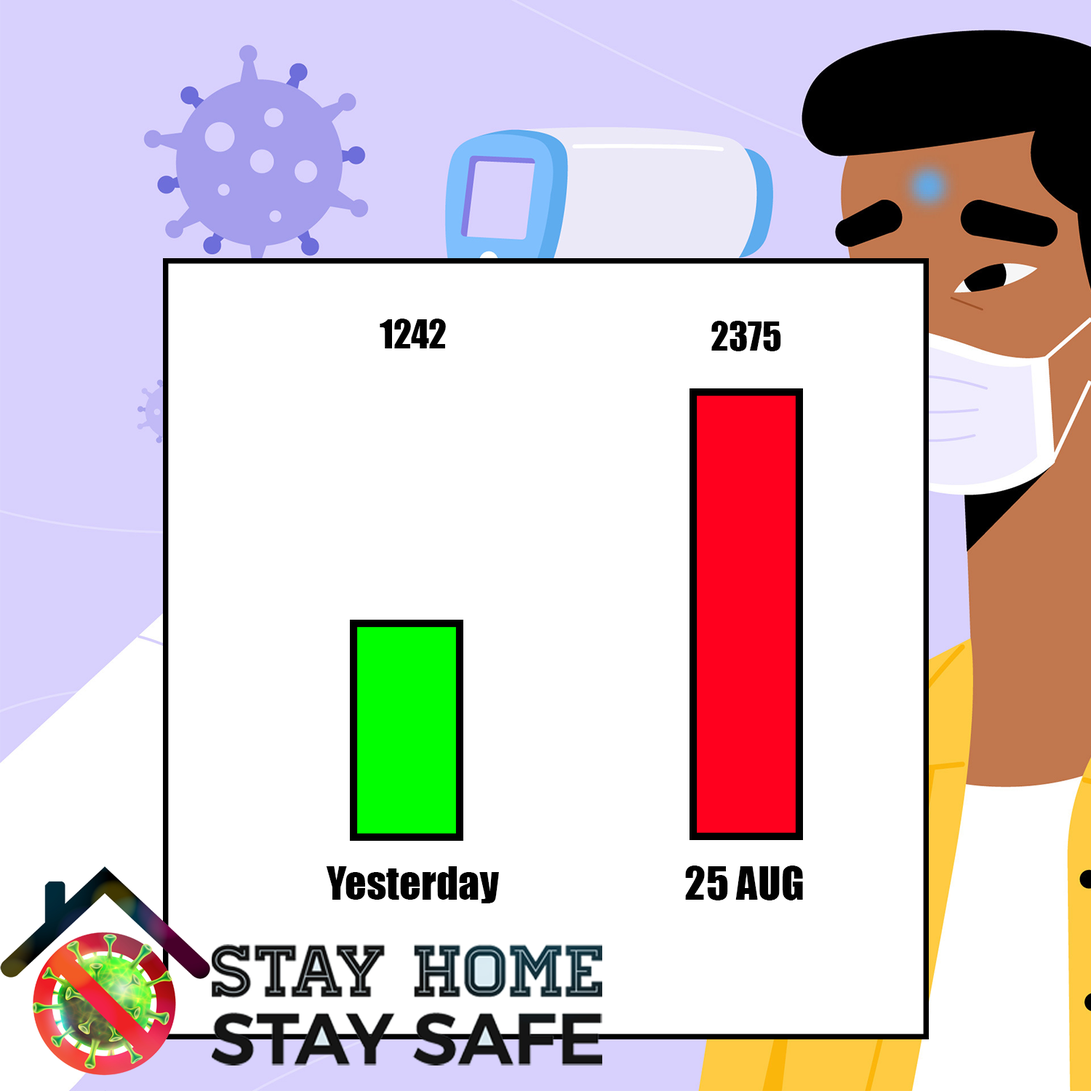
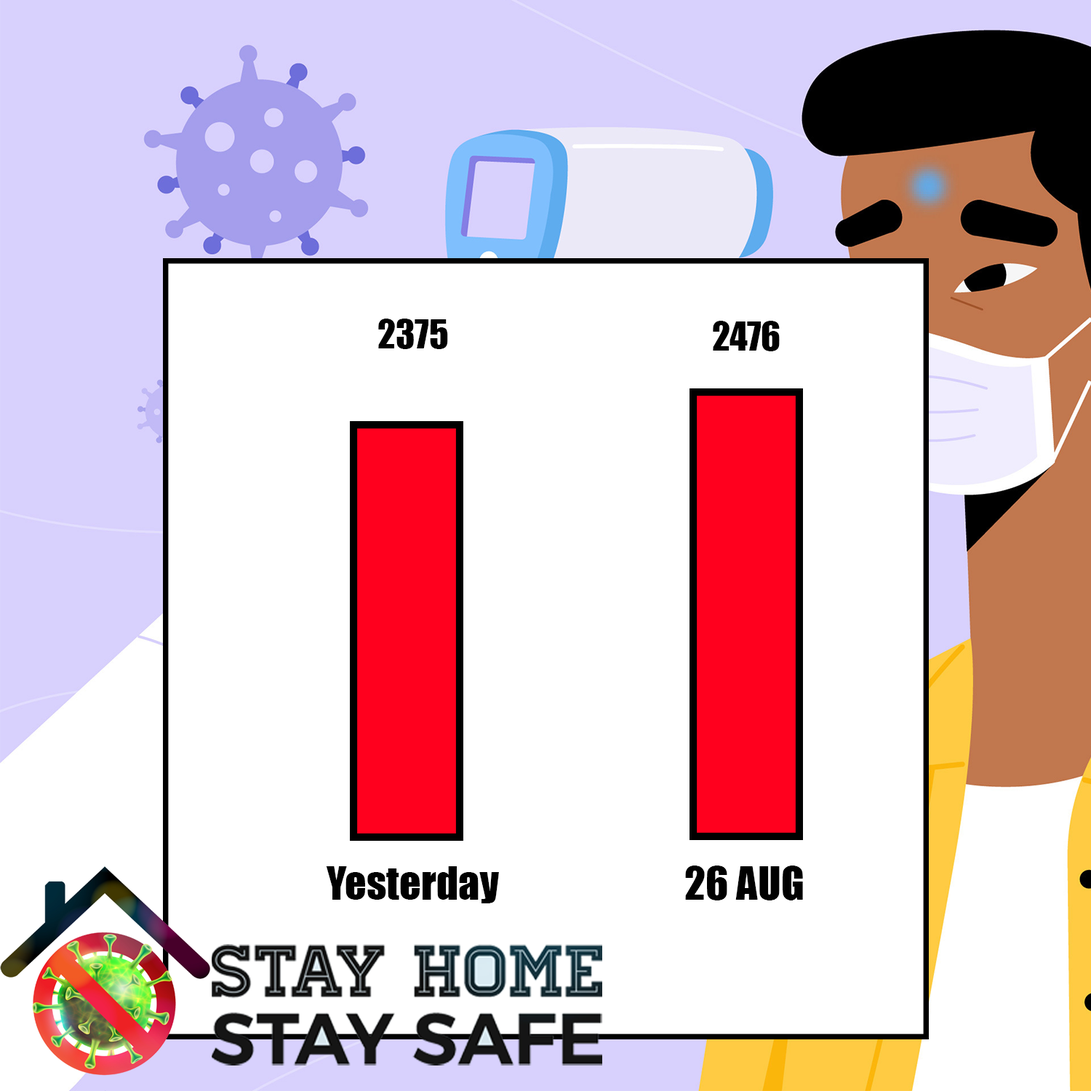
Comparing the layer stacks of the two 1091 x 1091 images. Changes:
painted on "prevdaycases" over bbox(378, 318, 449, 350)
painted on "today" over bbox(707, 865, 729, 901)
painted on "todaycases" over bbox(711, 320, 782, 352)
painted on "Rectangle 2" (2nd of 2) over bbox(350, 421, 464, 834)
